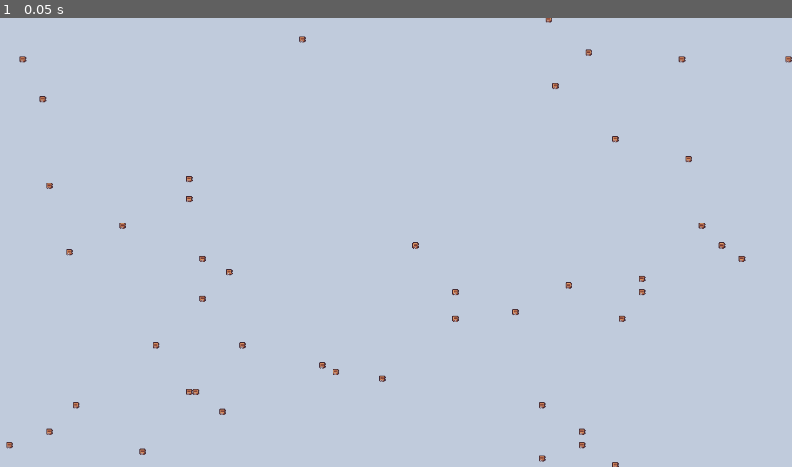
Above: before the commit, frame 1.
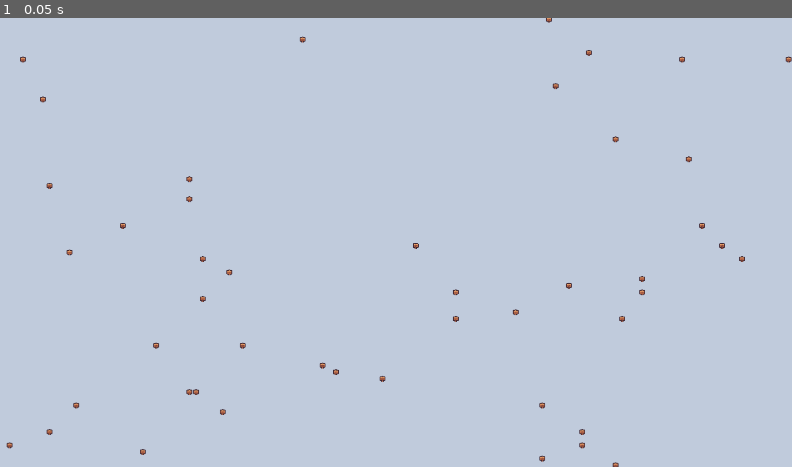
Above: after the commit, the same moment.

Repository: LYK-ce/Pictor
Game: Godot game, scene res://src/main/main.tscn
The game is run twice, just before and just after one commit, with the same random seed, the same clock (stepped at 60 frames per second) and the same inputs. The project has no main scene, so this scene is started directly.
Inputs:
- Up to frame 1 (0.05 s): no input

The runs differ from the first frame. In frame 1, 0.5% of the frame differs, in the area x 0-100%, y 0-100%.

Commit message:
wall: switch back to terrain_connect for autotile

Diff:
--- a/src/renderer_2d/map_container_2d.gd
+++ b/src/renderer_2d/map_container_2d.gd
@@ -12,8 +12,6 @@
 
 const RANGE_HALF := 100
 const WALL_COUNT := 200
-const WALL_SOURCE := 8
-const WALL_ATLAS := Vector2i(9, 4)
 
 @onready var _ground_layer := $GroundLayer as TileMapLayer
 @onready var _wall_layer := $WallLayer as TileMapLayer
@@ -32,12 +30,15 @@
 	_ground_layer.set_cells_terrain_connect(cells, TERRAIN_SET, TERRAIN_GROUND, true)
 
 	# 随机生成墙壁
+	var wall_cells: Array[Vector2i] = []
 	for _i in range(WALL_COUNT):
 		var gx: int = randi_range(-RANGE_HALF, RANGE_HALF)
 		var gz: int = randi_range(-RANGE_HALF, RANGE_HALF)
 		if _map[gx][gz]["state"] != 2:
 			_map[gx][gz]["state"] = 2
-			_wall_layer.set_cell(Vector2i(gx, gz), WALL_SOURCE, WALL_ATLAS)
+			wall_cells.append(Vector2i(gx, gz))
+	if not wall_cells.is_empty():
+		_wall_layer.set_cells_terrain_connect(wall_cells, TERRAIN_SET, TERRAIN_WALL, true)
 
 
 # ─── 坐标转换 ─────────────────────────────────────────────────
